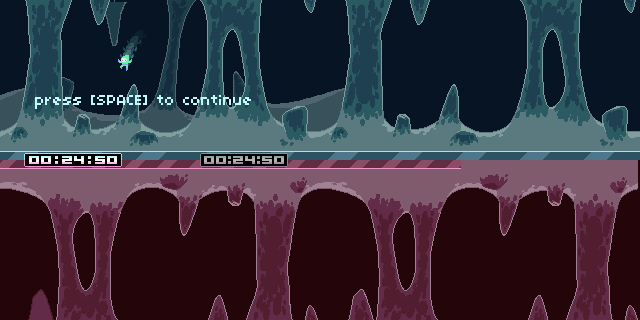
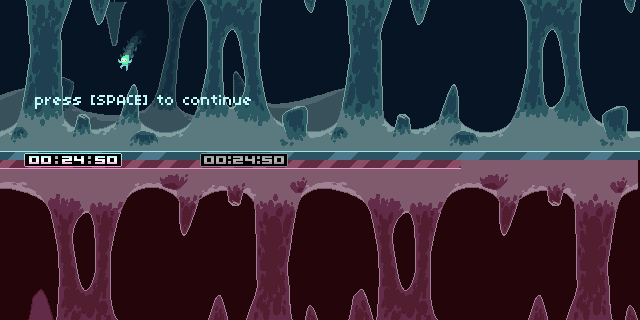
Revision of a layered 640 × 320 image; what changed, layer by layer:
pixels changed over box(55, 156, 91, 164) (layer not identified)
